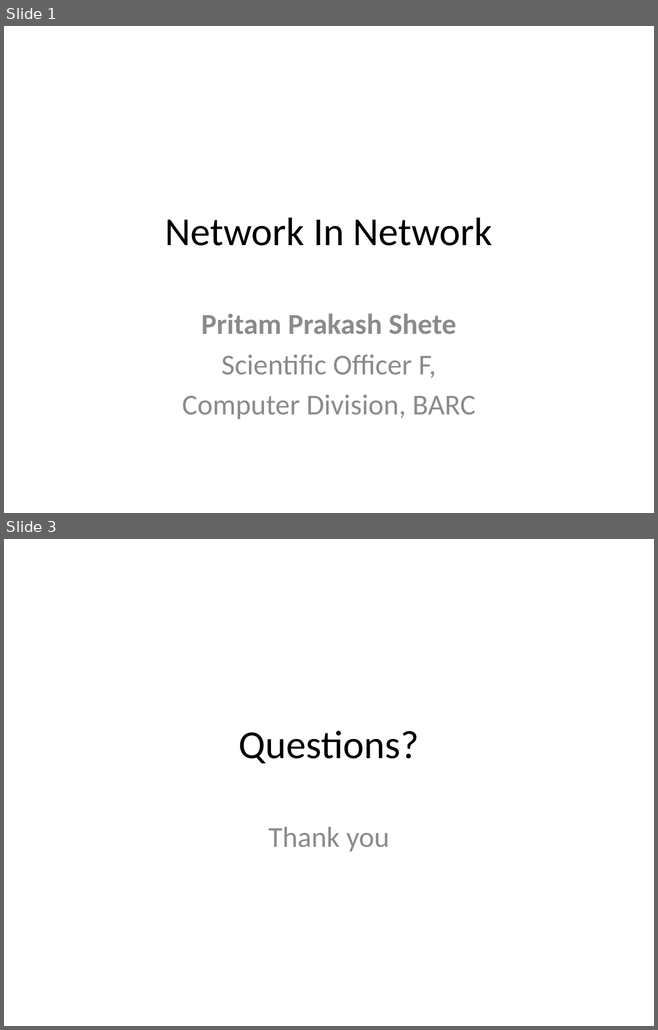
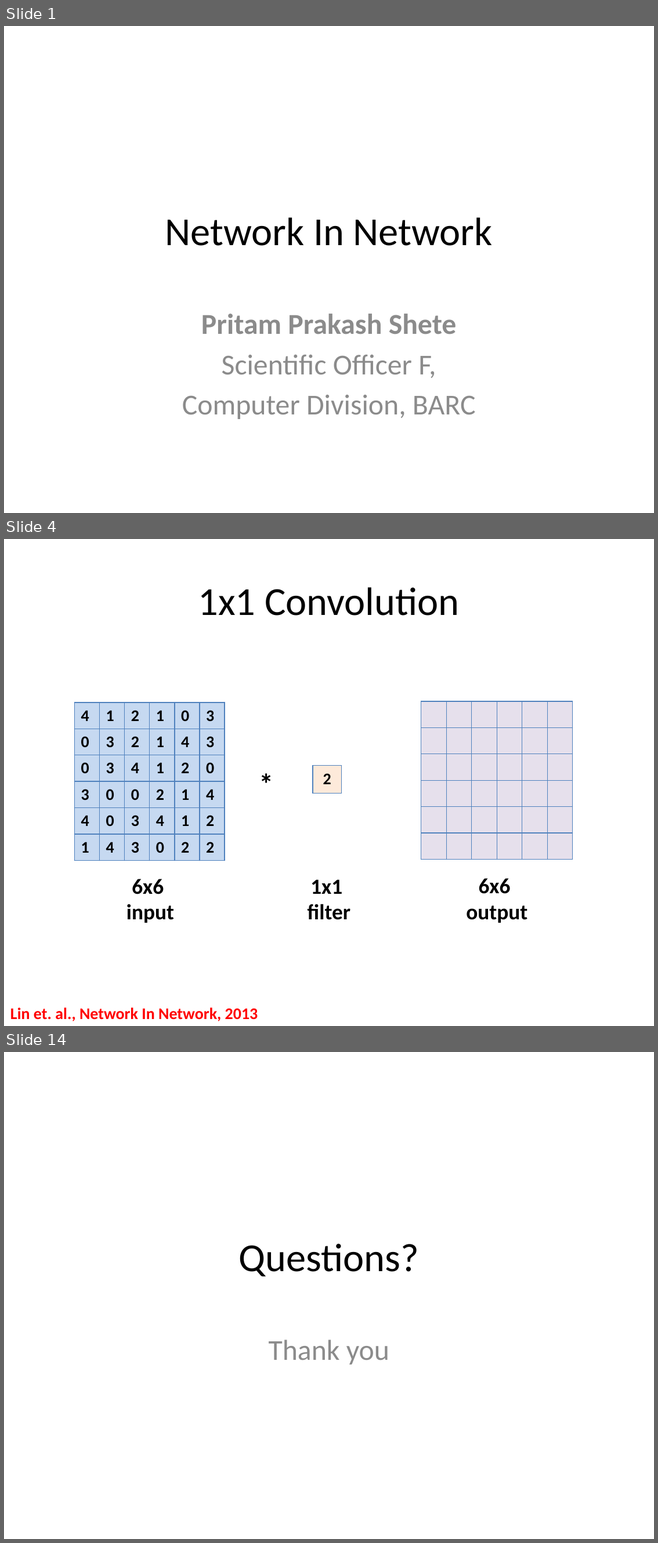
Before and after one commit to look4pritam/ArtificialIntelligence, a slide deck: presentations/CNN/NetworkInNetwork.pptx. Shown one above the other, each under a label of ours: slides 1 and 3 before the commit, slides 1, 4 and 14 after it; the slides between them are not shown. The pictures are 658x1030 and 658x1543 pixels, drawn with LibreOffice and Linux fonts; fonts in the diff are those of the drawing. Boxes give left, top, right and bottom in pixels: in the first picture for what was removed or moved away, otherwise in the second. Text is boxed around its words. In the diff, an @@ line names an element or a change of style, - is before the commit and + after.

Commit message:
Network in network is added.

```diff
--- a/presentations/CNN/NetworkInNetwork.pptx
+++ b/presentations/CNN/NetworkInNetwork.pptx
@@ slide 4 added at [4, 539, 654, 1026], background #FFFFFF @@
@@ title added at [198, 587, 459, 616], 44 pt, text #000000 @@
+1x1 Convolution
@@ table added at [74, 703, 226, 859], 6 rows, 6 columns @@
+4 | 1 | 2 | 1 | 0 | 3
+0 | 3 | 2 | 1 | 4 | 3
+0 | 3 | 4 | 1 | 2 | 0
+3 | 0 | 0 | 2 | 1 | 4
+4 | 0 | 3 | 4 | 1 | 2
+1 | 4 | 3 | 0 | 2 | 2
@@ table added at [421, 701, 573, 859], 6 rows, 6 columns @@
+ |  |  |  |  | 
+ |  |  |  |  | 
+ |  |  |  |  | 
+ |  |  |  |  | 
+ |  |  |  |  | 
+ |  |  |  |  | 
@@ text added at [252, 762, 280, 804], 32 pt, text #000000, bold @@
+*
@@ table added at [313, 766, 341, 794], 1 rows, 1 columns @@
+2
@@ text added at [126, 879, 174, 923], 24 pt, text #000000, bold @@
+6x6
+input
@@ text added at [307, 879, 350, 920], 24 pt, text #000000, bold @@
+1x1
+filter
@@ text added at [466, 878, 527, 923], 24 pt, text #000000, bold @@
+6x6
+output
@@ text added at [10, 1008, 258, 1022], 18 pt, text #FF0000, bold @@
+Lin et. al., Network In Network, 2013
@@ what was slide 3 is now slide 14 @@
```
Also in this commit, not shown: 11 other slides added, 1 slide removed.
